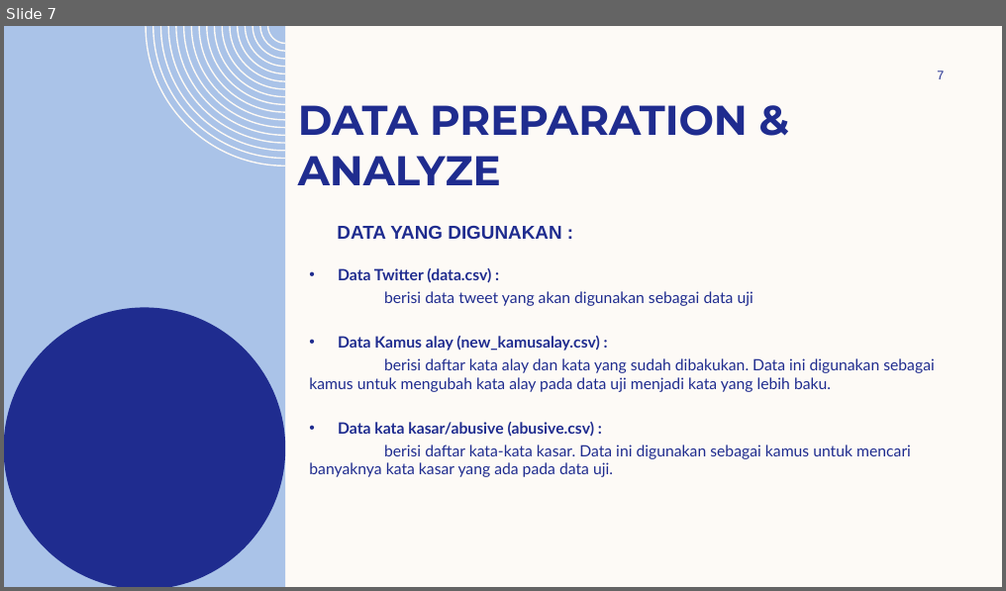
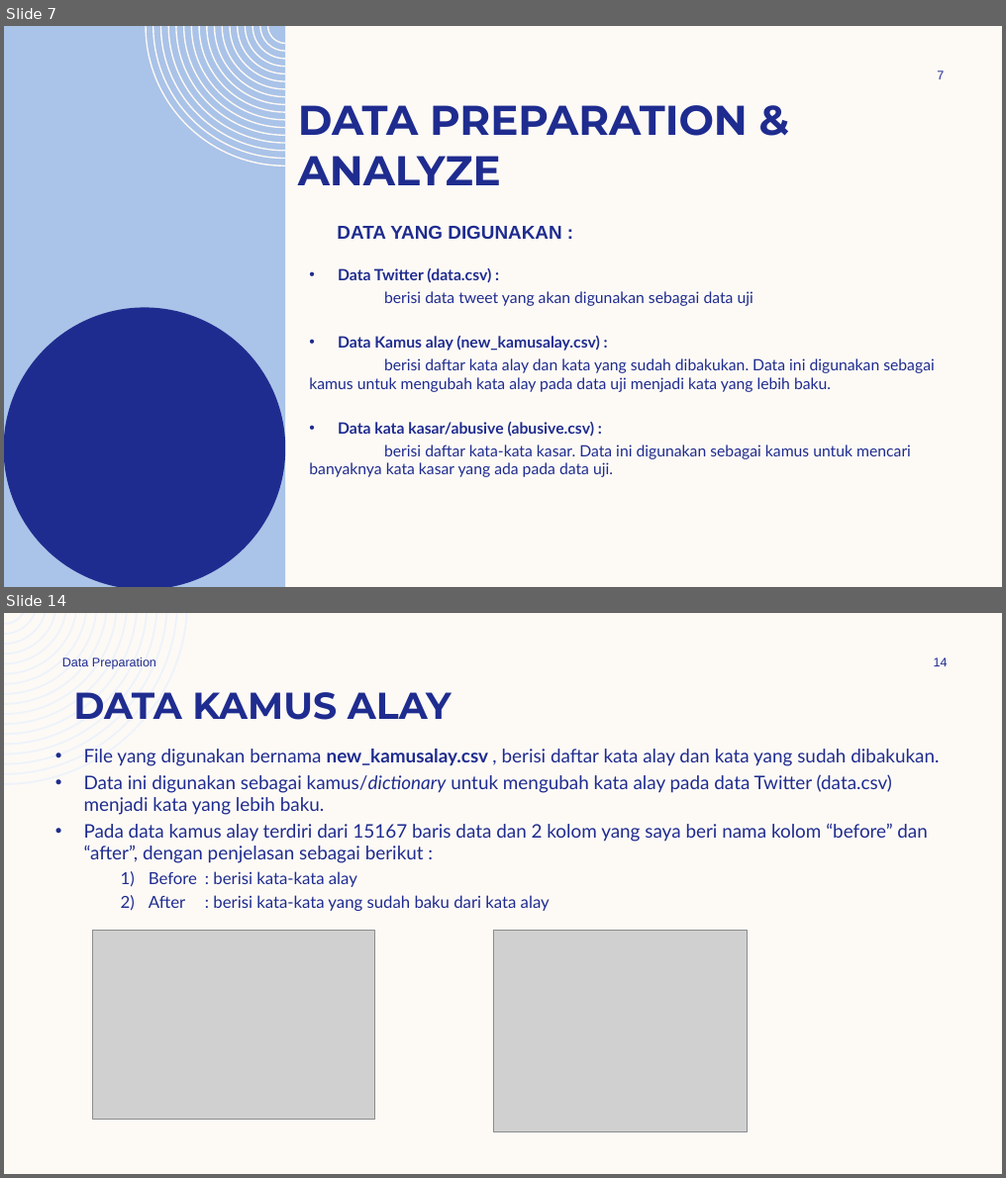
Before and after one commit to emaapriliana/gold-challenge, a slide deck: challenge binar.pptx. Shown one above the other, each under a label of ours: slide 7 before the commit, slides 7 and 14 after it; the slides between them are not shown. The pictures are 1006x591 and 1006x1178 pixels, drawn with LibreOffice and Linux fonts; fonts in the diff are those of the drawing; grey boxes stand for pictures; background and template pictures are left out. Boxes give left, top, right and bottom in pixels: in the first picture for what was removed or moved away, otherwise in the second. Text is boxed around its words. In the diff, an @@ line names an element or a change of style, - is before the commit and + after.

```diff
--- a/challenge binar.pptx
+++ b/challenge binar.pptx
@@ slide 14 added at [4, 613, 1002, 1174], background #FDFAF6 @@
@@ freeform shape added at [4, 613, 187, 785], fill #EEF3FA @@
@@ text added at [62, 658, 156, 669], 12 pt, text #1F2C8F @@
+Data Preparation
@@ page number added at [934, 658, 947, 666], 12 pt, text #1F2C8F @@
+14
@@ title added at [73, 692, 451, 720], 36 pt, text #1F2C8F, bold @@
+DATA KAMUS ALAY
@@ text added at [84, 749, 939, 911], 18 pt, text #1F2C8F @@
+• File yang digunakan bernama new_kamusalay.csv , berisi daftar kata alay dan kata yang sudah dibakukan.
+• Data ini digunakan sebagai kamus/dictionary untuk mengubah kata alay pada data Twitter (data.csv) menjadi kata yang lebih baku.
+• Pada data kamus alay terdiri dari 15167 baris data dan 2 kolom yang saya beri nama kolom “before” dan “after”, dengan penjelasan sebagai berikut :
+    1) Before : berisi kata-kata alay
+    2) After : berisi kata-kata yang sudah baku dari kata alay
@@ picture added at [93, 931, 375, 1120] @@
@@ picture added at [493, 931, 747, 1133] @@
```
Also in this commit, not shown: 8 slides changed, 21 other slides added, 2 slides removed, 1 other file.
